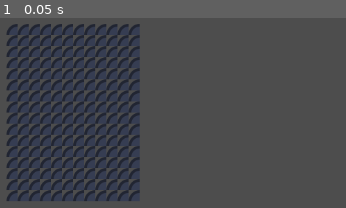
Above: before the commit, frame 1.
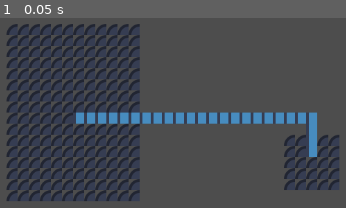
Above: after the commit, the same moment.

Repository: JBlitzar/RogueLike
Game: Godot game, scene res://RoomLevel.tcsn.tscn
The game is run twice, just before and just after one commit, with the same random seed, the same clock (stepped at 60 frames per second) and the same inputs. The engine's default icon, where the game draws it, is replaced by a stand-in: a white triangle on a blue panel in a dark square.
Inputs:
- Up to frame 1 (0.05 s): no input

The runs differ from the first frame. In frame 1, 5.7% of the frame differs, in the area x 21-98%, y 49-91%.

Commit message:
Add files via upload

Diff:
--- /dev/null
+++ b/Passage.gd
@@ -0,0 +1,20 @@
+extends RefCounted
+class_name Passage
+
+var r1
+var r2
+func _init(r1, r2):
+	self.r1 = r1
+	self.r2 = r2
+	assert(not self.r1.check_collide(self.r2) , "ERROR: Collision check failure");
+func get_center(room):
+		return [(room.x+room.width/2),(room.y+room.height/2)]
+func place_tile(x,y, tilemap):
+	tilemap.set_cell(0, Vector2i(x,y), 0, Vector2i(1, 2))
+func render_connection(tilemap):
+	var start = get_center(self.r1)
+	var end = get_center(self.r2)
+	for i in range(min(start[0],end[0]),max(start[0],end[0])):
+		place_tile(i,start[1],tilemap)
+	for i in range(min(start[1],end[1]),max(start[1],end[1])):
+		place_tile(max(start[0],end[0]),i,tilemap)
--- a/Room.gd
+++ b/Room.gd
@@ -13,3 +13,8 @@
 	for i in range(x, width+x):
 		for j in range(y, height+y):
 			tilemap.set_cell(0, Vector2i(i,j), 0, Vector2i(0, 0))
+
+func check_collide(room):
+	if self.x < room.x + room.width and self.x + self.width > room.x and self.y < room.y + room.height and self.height + self.y > room.y:
+		return true
+	return false
--- a/RoomLevel.gd
+++ b/RoomLevel.gd
@@ -6,6 +6,12 @@
 	#set_cell( 0, Vector2i(0,0), 0, Vector2i(0, 0))
 	var myRoom = Room.new(5,10,12,16)
 	myRoom.render(self)
+	var roomTwo = Room.new(30,20,5,5)
+	roomTwo.render(self)
+	print(myRoom.check_collide(roomTwo))
+	print(roomTwo.check_collide(myRoom))
+	var myPassage = Passage.new(myRoom,roomTwo)
+	myPassage.render_connection(self)
 
 
 # Called every frame. 'delta' is the elapsed time since the previous frame.
